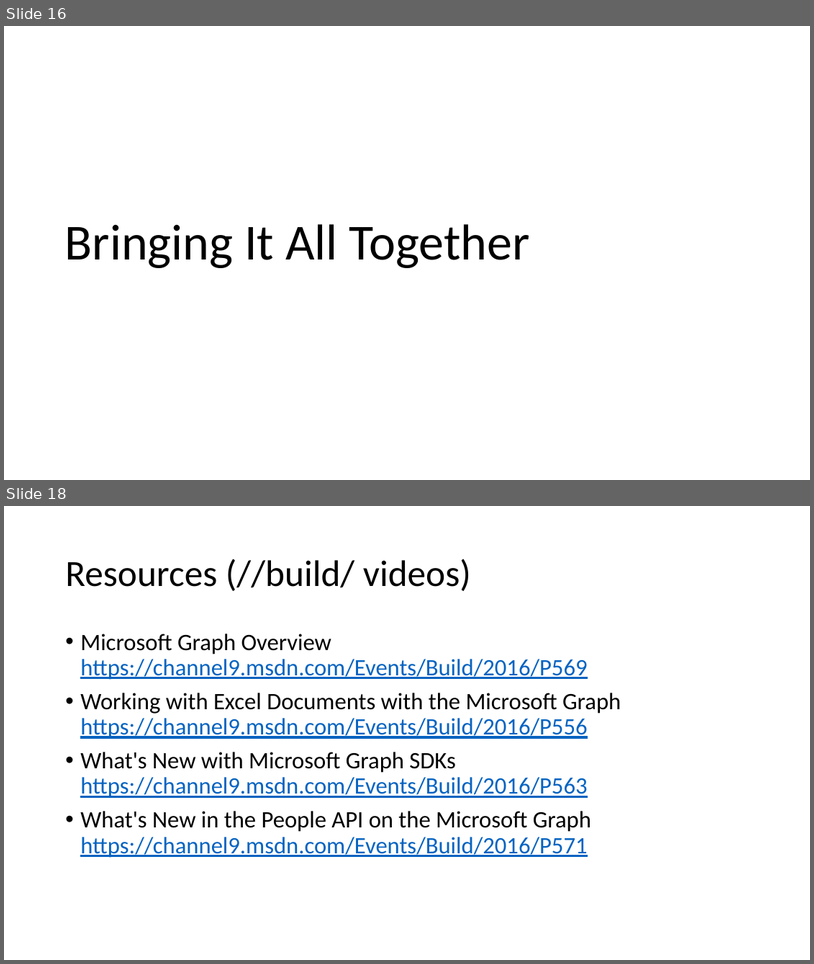
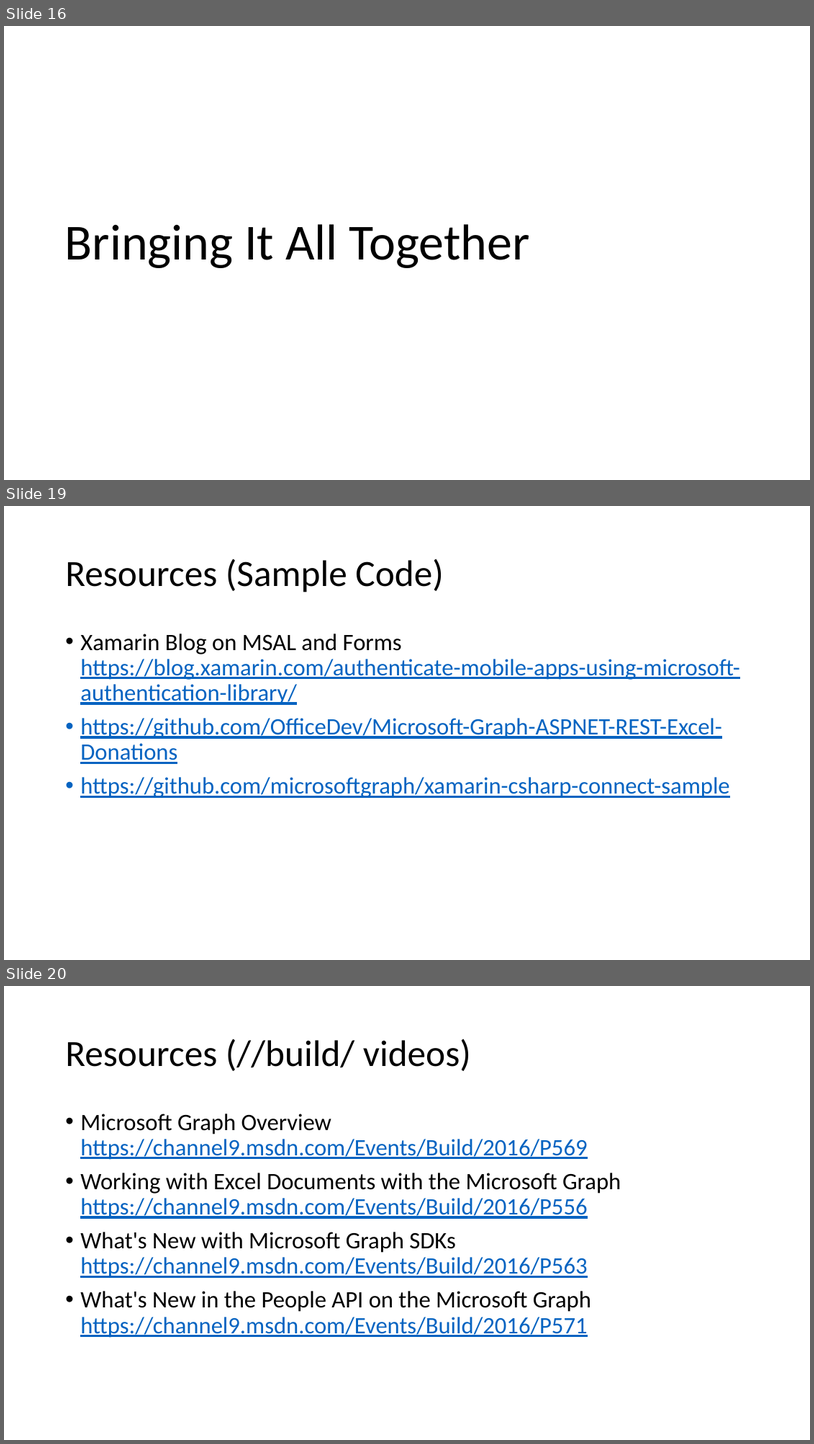
Before and after one commit to coatsy/xplat-graph, a slide deck: Presentation/xplat-graph.pptx. Shown one above the other, each under a label of ours: slides 16 and 18 before the commit, slides 16, 19 and 20 after it; the slides between them are not shown. The pictures are 814x964 and 814x1444 pixels, drawn with LibreOffice and Linux fonts; fonts in the diff are those of the drawing. Boxes give left, top, right and bottom in pixels: in the first picture for what was removed or moved away, otherwise in the second. Text is boxed around its words. In the diff, an @@ line names an element or a change of style, - is before the commit and + after.

Commit message:
more resources in deck

```diff
--- a/Presentation/xplat-graph.pptx
+++ b/Presentation/xplat-graph.pptx
@@ slide 19 added at [4, 506, 810, 960], background #FFFFFF @@
@@ title added at [65, 559, 443, 592], 44 pt, text #000000 @@
+Resources (Sample Code)
@@ text added at [80, 633, 740, 798], 28 pt, text #0563C1, underline @@
+• Xamarin Blog on MSAL and Forms
+  https://blog.xamarin.com/authenticate-mobile-apps-using-microsoft-authentication-library/
+• https://github.com/OfficeDev/Microsoft-Graph-ASPNET-REST-Excel-Donations
+• https://github.com/microsoftgraph/xamarin-csharp-connect-sample
@@ what was slide 18 is now slide 20 @@
```
Also in this commit, not shown: 1 slide changed, 1 other slide added.
